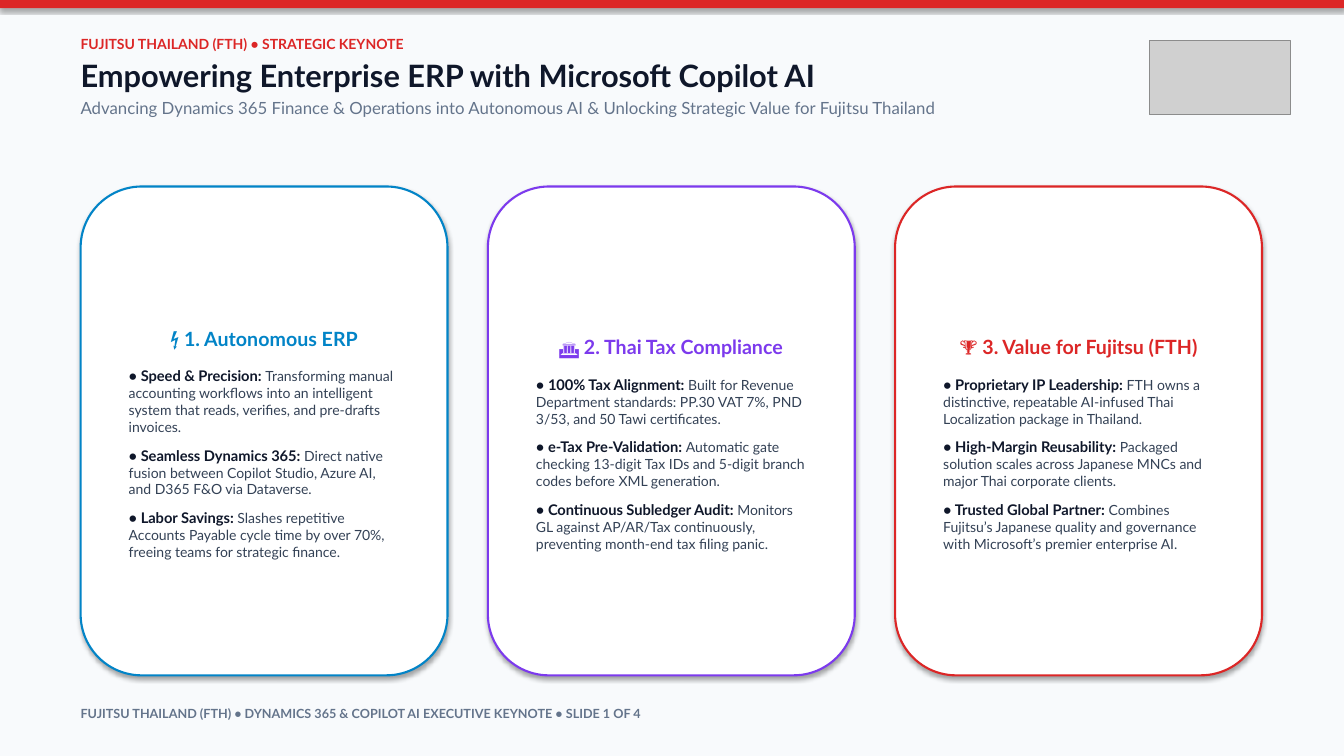
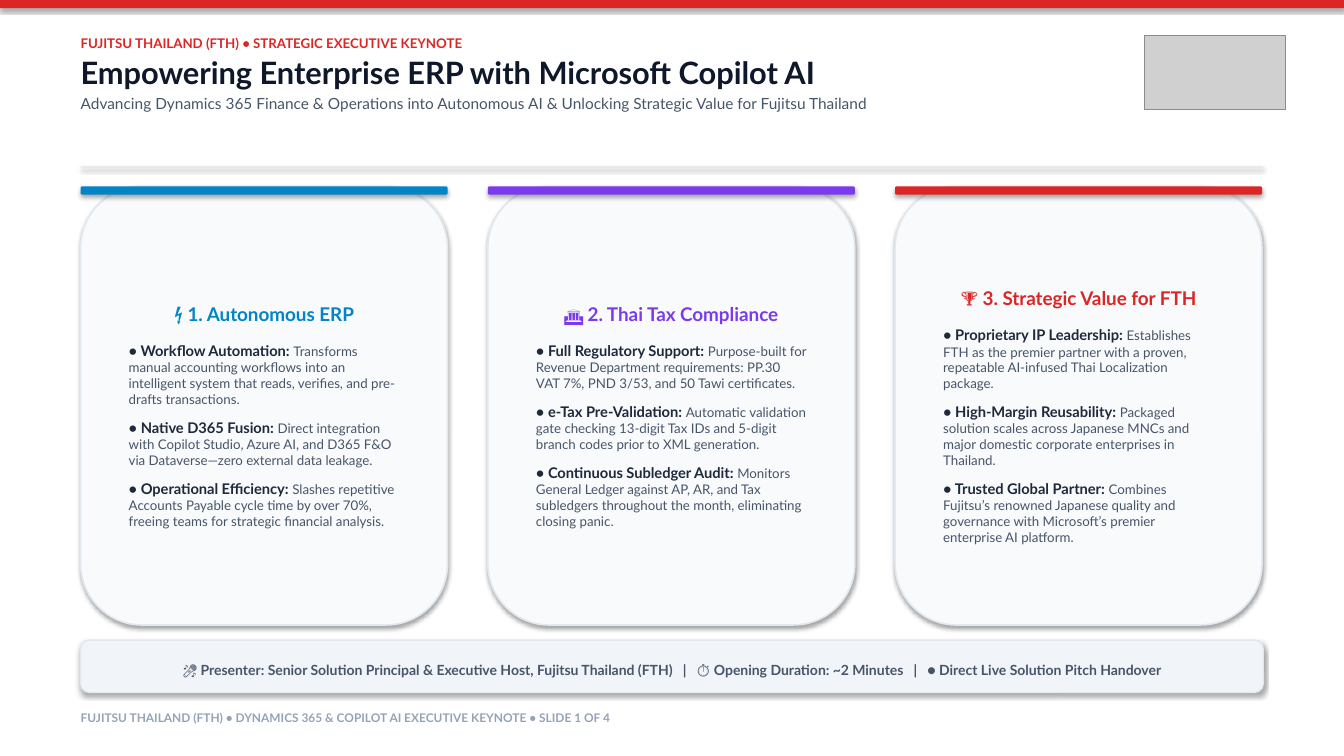
Before and after one commit to wititgithub/fth-d365-fo-copilot-deck, a slide deck: slide 1 of FTH_D365_Executive_Opening_Deck.pptx. Drawn at 1344x756 pixels with LibreOffice and Linux fonts; fonts in the diff are those of the drawing; grey boxes stand for pictures. Boxes give left, top, right and bottom in pixels: in the first picture for what was removed or moved away, otherwise in the second. Text is boxed around its words. In the diff, an @@ line names an element or a change of style, - is before the commit and + after.

```diff
--- a/FTH_D365_Executive_Opening_Deck.pptx
+++ b/FTH_D365_Executive_Opening_Deck.pptx
@@ rectangle at box(0, 0, 1344, 756): fill #F8FAFC to #FFFFFF @@
@@ text at box(81, 37, 463, 50): text changed; size 10 to 9.5 pt @@
-FUJITSU THAILAND (FTH) • STRATEGIC KEYNOTE
+FUJITSU THAILAND (FTH) • STRATEGIC EXECUTIVE KEYNOTE
@@ picture: place and size @@
-picture at box(1149, 40, 1291, 115)
+picture at box(1144, 35, 1286, 110)
@@ text at box(81, 61, 867, 112): size 12 to 11 pt, text colour #64748B to #475569 in "Advancing Dynamics 365 Finance & Operations into ..."; less space between paragraphs @@
@@ rectangle added at box(81, 166, 1263, 167), fill #E2E8F0 @@
@@ rounded rectangle "⚡ 1. Autonomous ERP": place and size @@
-rounded rectangle "⚡ 1. Autonomous ERP" at box(81, 187, 448, 676)
+rounded rectangle "⚡ 1. Autonomous ERP" at box(81, 187, 448, 625)
@@ rounded rectangle "⚡ 1. Autonomous ERP" at box(81, 187, 448, 625): fill #FFFFFF to #F8FAFC; outline #0284C7 1.5 pt to #E2E8F0 1.2 pt @@
@@ rounded rectangle added at box(81, 187, 448, 195), fill #0284C7 @@
@@ rounded rectangle "🏛️ 2. Thai Tax Compliance": place and size @@
-rounded rectangle "🏛️ 2. Thai Tax Compliance" at box(488, 187, 855, 676)
+rounded rectangle "🏛️ 2. Thai Tax Compliance" at box(488, 187, 855, 625)
@@ rounded rectangle "🏛️ 2. Thai Tax Compliance" at box(488, 187, 855, 625): fill #FFFFFF to #F8FAFC; outline #7C3AED 1.5 pt to #E2E8F0 1.2 pt @@
@@ rounded rectangle added at box(488, 187, 855, 195), fill #7C3AED @@
@@ rounded rectangle "🏆 3. Strategic Value for ...": place and size @@
-rounded rectangle "🏆 3. Strategic Value for ..." at box(895, 187, 1262, 676)
+rounded rectangle "🏆 3. Strategic Value for ..." at box(895, 187, 1262, 625)
@@ rounded rectangle "🏆 3. Strategic Value for ..." at box(895, 187, 1262, 625): fill #FFFFFF to #F8FAFC; outline #DC2626 1.5 pt to #E2E8F0 1.2 pt @@
@@ rounded rectangle added at box(895, 187, 1262, 195), fill #DC2626 @@
@@ text in rounded rectangle at box(943, 291, 1196, 545): text changed; size 10 to 9.5 pt; text colour #334155 to #475569 @@
-🏆 3. Value for Fujitsu (FTH)
-• Proprietary IP Leadership: FTH owns a distinctive, repeatable AI-infused Thai Localization package in Thailand.
-• High-Margin Reusability: Packaged solution scales across Japanese MNCs and major Thai corporate clients.
-• Trusted Global Partner: Combines Fujitsu’s Japanese quality and governance with Microsoft’s premier enterprise AI.
+🏆 3. Strategic Value for FTH
+• Proprietary IP Leadership: Establishes FTH as the premier partner with a proven, repeatable AI-infused Thai Localization package.
+• High-Margin Reusability: Packaged solution scales across Japanese MNCs and major domestic corporate enterprises in Thailand.
+• Trusted Global Partner: Combines Fujitsu’s renowned Japanese quality and governance with Microsoft’s premier enterprise AI platform.
@@ text in rounded rectangle at box(188, 307, 354, 321): size 14 to 13.5 pt in "⚡ 1. Autonomous ERP" @@
@@ text in rounded rectangle at box(588, 307, 778, 324): size 14 to 13.5 pt in "🏛️ 2. Thai Tax Compliance" @@
@@ text in rounded rectangle at box(129, 345, 395, 529): text changed; size 10 to 9.5 pt; text colour #334155 to #475569 @@
-• Speed & Precision: Transforming manual accounting workflows into an intelligent system that reads, verifies, and pre-drafts invoices.
-• Seamless Dynamics 365: Direct native fusion between Copilot Studio, Azure AI, and D365 F&O via Dataverse.
-• Labor Savings: Slashes repetitive Accounts Payable cycle time by over 70%, freeing teams for strategic finance.
+• Workflow Automation: Transforms manual accounting workflows into an intelligent system that reads, verifies, and pre-drafts transactions.
+• Native D365 Fusion: Direct integration with Copilot Studio, Azure AI, and D365 F&O via Dataverse—zero external data leakage.
+• Operational Efficiency: Slashes repetitive Accounts Payable cycle time by over 70%, freeing teams for strategic financial analysis.
@@ text in rounded rectangle at box(536, 345, 807, 529): text changed; size 10 to 9.5 pt; text colour #334155 to #475569 @@
-• 100% Tax Alignment: Built for Revenue Department standards: PP.30 VAT 7%, PND 3/53, and 50 Tawi certificates.
-• e-Tax Pre-Validation: Automatic gate checking 13-digit Tax IDs and 5-digit branch codes before XML generation.
-• Continuous Subledger Audit: Monitors GL against AP/AR/Tax continuously, preventing month-end tax filing panic.
+• Full Regulatory Support: Purpose-built for Revenue Department requirements: PP.30 VAT 7%, PND 3/53, and 50 Tawi certificates.
+• e-Tax Pre-Validation: Automatic validation gate checking 13-digit Tax IDs and 5-digit branch codes prior to XML generation.
+• Continuous Subledger Audit: Monitors General Ledger against AP, AR, and Tax subledgers throughout the month, eliminating closing panic.
@@ rounded rectangle added at box(81, 640, 1263, 693), fill #F1F5F9, outline #E2E8F0 1 pt, 10 pt, text #475569, bold @@
+🎤 Presenter: Senior Solution Principal & Executive Host, Fujitsu Thailand (FTH) | ⏱️ Opening Duration: ~2 Minutes | ● Direct Live Solution Pitch Handover
@@ text "FUJITSU THAILAND (FTH) • DYNAMICS ..." at box(81, 713, 610, 724): size 9 to 8.5 pt, text colour #64748B to #94A3B8 @@
```
Also in this commit, not shown: 3 other slides changed, 3 other files.
